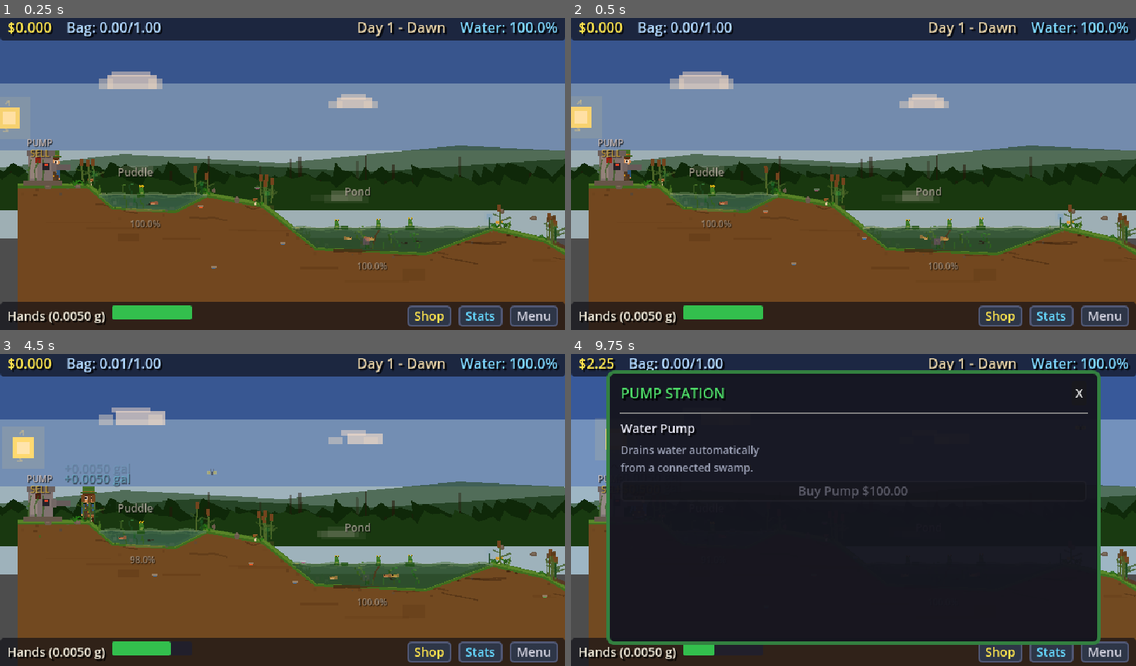
Above: before the commit, frames 1-4 (two rows, left to right).
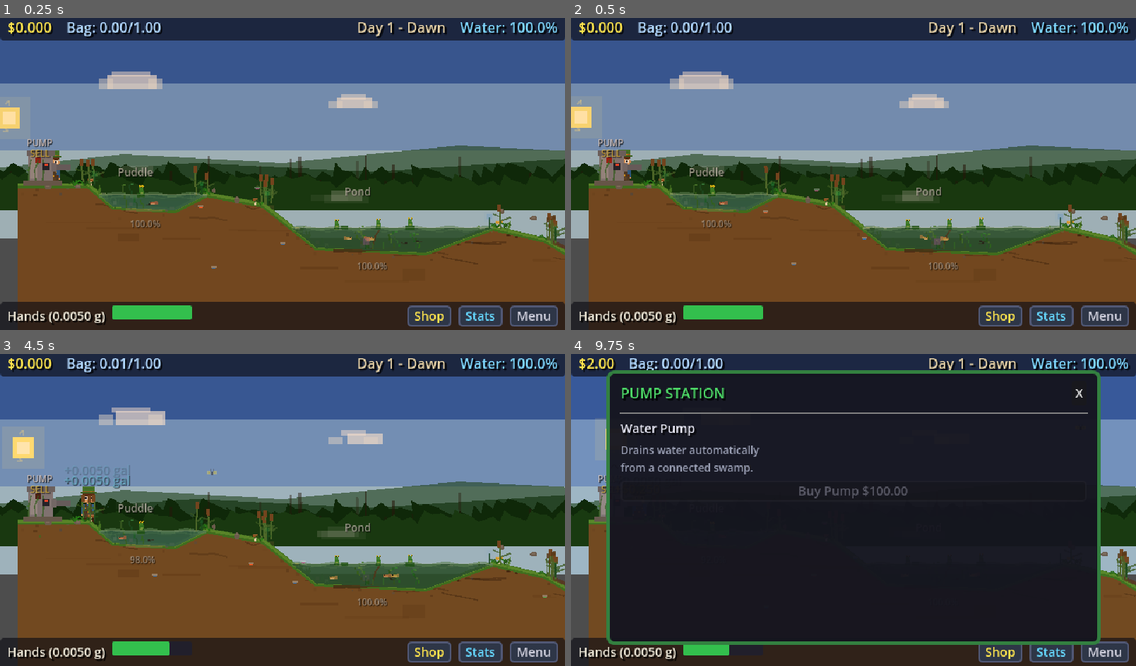
Above: after the commit, the same moments.

Repository: mattmascolo/DrainTheSwamp
Game: Godot game, scene res://scenes/main.tscn
The game is run twice, just before and just after one commit, with the same random seed, the same clock (stepped at 60 frames per second) and the same inputs.
Inputs:
- Up to frame 1 (0.25 s): no input
- Up to frame 2 (0.5 s): no input
- Up to frame 3 (4.5 s): click "Shop" at 0.5 s; click "Stats" at 1.25 s; click "Menu" at 2 s; click "Resume" at 2.75 s; tap Enter at 3.5 s; hold D (move_right) 3.53-4.25 s; hold Space (scoop) 3.53-4.25 s; click "X" at 4.25 s
- Up to frame 4 (9.75 s): hold D (move_right) 5.03-5.78 s; tap Space (scoop) every 1.5 s from 5.1 to 9.6 s; hold A (move_left) 5.78-6.53 s; hold Space (scoop) 5.78-6.53 s; hold D (move_right) 6.53-8.03 s; hold Space (scoop) 7.28-8.03 s; hold A (move_left) 8.03-8.78 s; hold D (move_right) 8.78-9.53 s; hold Space (scoop) 8.78-9.53 s; hold A (move_left) from 9.53 s (still down)

Frames 1-2 are identical in both runs. In frame 3, 0.2% of the frame differs, in the area x 11-31%, y 35-97%; in frame 4, 0.2%.

Commit message:
Add Auto-Scooper global upgrade for automatic scooping near water
Expensive upgrade ($15K base, 1.45x exponent) that auto-scoops when
standing near water. Starts at 0.5s interval, each level speeds up by
8% (min 0.08s). Includes tooltip showing current/next interval.

Co-Authored-By: Claude Opus 4.6 <noreply@anthropic.com>

Diff:
--- a/scripts/autoload/game_manager.gd
+++ b/scripts/autoload/game_manager.gd
@@ -173,6 +173,7 @@
 const PUMP_BASE_DRAIN: float = 0.001  # gal/sec
 const PUMP_DRAIN_PER_LEVEL: float = 0.0005  # additional gal/sec per level
 const PUMP_UPGRADE_BASE: float = 50.0
+const PUMP_SWAMP_EFFICIENCY: Array = [1.0, 0.5, 0.25, 0.1, 0.05]
 
 # --- Game State ---
 var money: float = 0.0
@@ -216,7 +217,6 @@
 # Pump state
 var pump_owned: bool = false
 var pump_level: int = 0
-var pump_target_swamp: int = -1
 
 # Camel constants
 const CAMEL_BASE_COST: float = 500.0
@@ -268,6 +268,14 @@
 		"cost_exponent": 1.4,
 		"max_level": -1,
 		"order": 3
+	},
+	"auto_scooper": {
+		"name": "Auto-Scooper",
+		"description": "Auto scoop near water",
+		"cost": 15000.0,
+		"cost_exponent": 1.45,
+		"max_level": -1,
+		"order": 4
 	}
 }
 
@@ -276,7 +284,8 @@
 	"rain_collector": 0,
 	"splash_guard": 0,
 	"auto_seller": 0,
-	"lucky_charm": 0
+	"lucky_charm": 0,
+	"auto_scooper": 0
 }
 
 # Day tracking
@@ -390,26 +399,17 @@
 	return PUMP_BASE_DRAIN + PUMP_DRAIN_PER_LEVEL * pump_level
 
 func get_pump_income_rate() -> float:
-	var target: int = _get_pump_target_swamp()
-	if target < 0:
-		return 0.0
-	return get_pump_drain_rate() * swamp_definitions[target]["money_per_gallon"]
+	var total_income: float = 0.0
+	var base_rate: float = get_pump_drain_rate()
+	for i in range(swamp_definitions.size()):
+		if swamp_states[i]["completed"]:
+			continue
+		var eff: float = PUMP_SWAMP_EFFICIENCY[i] if i < PUMP_SWAMP_EFFICIENCY.size() else 0.05
+		total_income += base_rate * eff * swamp_definitions[i]["money_per_gallon"] * get_money_multiplier()
+	return total_income
 
 func get_pump_upgrade_cost() -> float:
 	return PUMP_UPGRADE_BASE * pow(1.15, pump_level)
-
-func set_pump_target(swamp_index: int) -> void:
-	if swamp_index < 0 or swamp_index >= swamp_definitions.size():
-		pump_target_swamp = -1
-	else:
-		pump_target_swamp = swamp_index
-	pump_changed.emit()
-
-func _get_pump_target_swamp() -> int:
-	if pump_target_swamp >= 0 and pump_target_swamp < swamp_definitions.size():
-		if not swamp_states[pump_target_swamp]["completed"]:
-			return pump_target_swamp
-	return -1
 
 # --- Internal: drain swamp without earning money ---
 func _drain_swamp(swamp_index: int, gallons: float) -> float:
@@ -626,6 +626,13 @@
 
 func has_auto_seller() -> bool:
 	return upgrades_owned["auto_seller"] > 0
+
+func get_auto_scoop_interval() -> float:
+	var level: int = upgrades_owned["auto_scooper"]
+	if level <= 0:
+		return 0.0
+	# Level 1: 0.5s, each level reduces by ~8%, min 0.08s
+	return maxf(0.5 * pow(0.92, level - 1), 0.08)
 
 func is_upgrade_maxed(upgrade_id: String) -> bool:
 	var defn: Dictionary = upgrade_definitions[upgrade_id]
@@ -746,7 +753,6 @@
 	hose_swamp_index = -1
 	pump_owned = false
 	pump_level = 0
-	pump_target_swamp = -1
 	camel_count = 0
 	camel_capacity_level = 0
 	camel_speed_level = 0
@@ -755,7 +761,8 @@
 		"rain_collector": 0,
 		"splash_guard": 0,
 		"auto_seller": 0,
-		"lucky_charm": 0
+		"lucky_charm": 0,
+		"auto_scooper": 0
 	}
 	current_day = 1
 	cycle_progress = 0.2
@@ -802,12 +809,15 @@
 					drain_water(hose_swamp_index, gallons)
 					hose_state_changed.emit(true, hose_timer)
 
-	# Pump passive drain (earns money directly)
+	# Pump passive drain (earns money directly, drains all pools)
 	if pump_owned:
-		var target: int = _get_pump_target_swamp()
-		if target >= 0:
-			var gallons: float = get_pump_drain_rate() * delta
-			drain_water(target, gallons)
+		var base_rate: float = get_pump_drain_rate()
+		for i in range(swamp_definitions.size()):
+			if swamp_states[i]["completed"]:
+				continue
+			var eff: float = PUMP_SWAMP_EFFICIENCY[i] if i < PUMP_SWAMP_EFFICIENCY.size() else 0.05
+			var gallons: float = base_rate * eff * delta
+			drain_water(i, gallons)
 
 	# Rain Collector passive income
 	var rain_rate: float = get_rain_collector_rate()
@@ -824,7 +834,7 @@
 	for state in swamp_states:
 		swamp_save.append({"gallons_drained": state["gallons_drained"], "completed": state["completed"]})
 	return {
-		"version": 8,
+		"version": 9,
 		"money": money,
 		"current_tool_id": current_tool_id,
 		"tools_owned": tools_owned.duplicate(true),
@@ -835,7 +845,6 @@
 		"swamp_states": swamp_save,
 		"pump_owned": pump_owned,
 		"pump_level": pump_level,
-		"pump_target_swamp": pump_target_swamp,
 		"current_day": current_day,
 		"camel_count": camel_count,
 		"camel_capacity_level": camel_capacity_level,
@@ -863,7 +872,6 @@
 	# Pump
 	pump_owned = data.get("pump_owned", false)
 	pump_level = data.get("pump_level", 0)
-	pump_target_swamp = data.get("pump_target_swamp", -1)
 	current_day = int(data.get("current_day", 1))
 
 	# Load swamp states
--- a/scripts/player/player.gd
+++ b/scripts/player/player.gd
@@ -18,6 +18,7 @@
 var walk_time: float = 0.0
 var is_walking: bool = false
 var dust_timer: float = 0.0
+var auto_scoop_timer: float = 0.0
 
 @onready var visual: Node2D = $Visual
 @onready var tool_sprite: Node2D = $Visual/ToolSprite
@@ -125,9 +126,21 @@
 	if Input.is_action_pressed("scoop") and scoop_cooldown_timer <= 0.0:
 		_handle_scoop()
 
+	# Auto-Scooper upgrade: auto-scoop on timer when near water
+	var auto_interval: float = GameManager.get_auto_scoop_interval()
+	if auto_interval > 0.0 and near_water and near_swamp_index >= 0:
+		auto_scoop_timer += delta
+		if auto_scoop_timer >= auto_interval:
+			auto_scoop_timer -= auto_interval
+			if scoop_cooldown_timer <= 0.0:
+				_handle_scoop()
+	else:
+		auto_scoop_timer = 0.0
+
 func _handle_scoop() -> void:
 	if near_pump:
 		pump_requested.emit()
+		scoop_cooldown_timer = SCOOP_COOLDOWN
 		return
 	if GameManager.current_tool_id == "hose":
 		if near_water and near_swamp_index >= 0:
--- a/scripts/ui/shop_panel.gd
+++ b/scripts/ui/shop_panel.gd
@@ -393,6 +393,14 @@
 				tip += "\nNext: %.0f%% (+3%%)" % (next_chance * 100.0)
 			else:
 				tip += "\nBase: 5% chance for 2x money, +3% per level"
+		"auto_scooper":
+			if level > 0:
+				var cur_interval: float = GameManager.get_auto_scoop_interval()
+				tip += "\nScoop every %.2fs" % cur_interval
+				var next_interval: float = maxf(0.5 * pow(0.92, level), 0.08)
+				tip += "\nNext: %.2fs (-8%%)" % next_interval
+			else:
+				tip += "\nAuto-scoop when near water\nBase: every 0.50s, -8% per level"
 	if not GameManager.is_upgrade_maxed(uid):
 		tip += "\nCost: %s" % Economy.format_money(GameManager.get_upgrade_cost(uid))
 	return tip
@@ -435,6 +443,7 @@
 	return tip
 
 func _style_button(btn: Button, bg_color: Color) -> void:
+	btn.action_mode = BaseButton.ACTION_MODE_BUTTON_PRESS
 	var style := StyleBoxFlat.new()
 	style.bg_color = bg_color
 	style.border_width_left = 2
